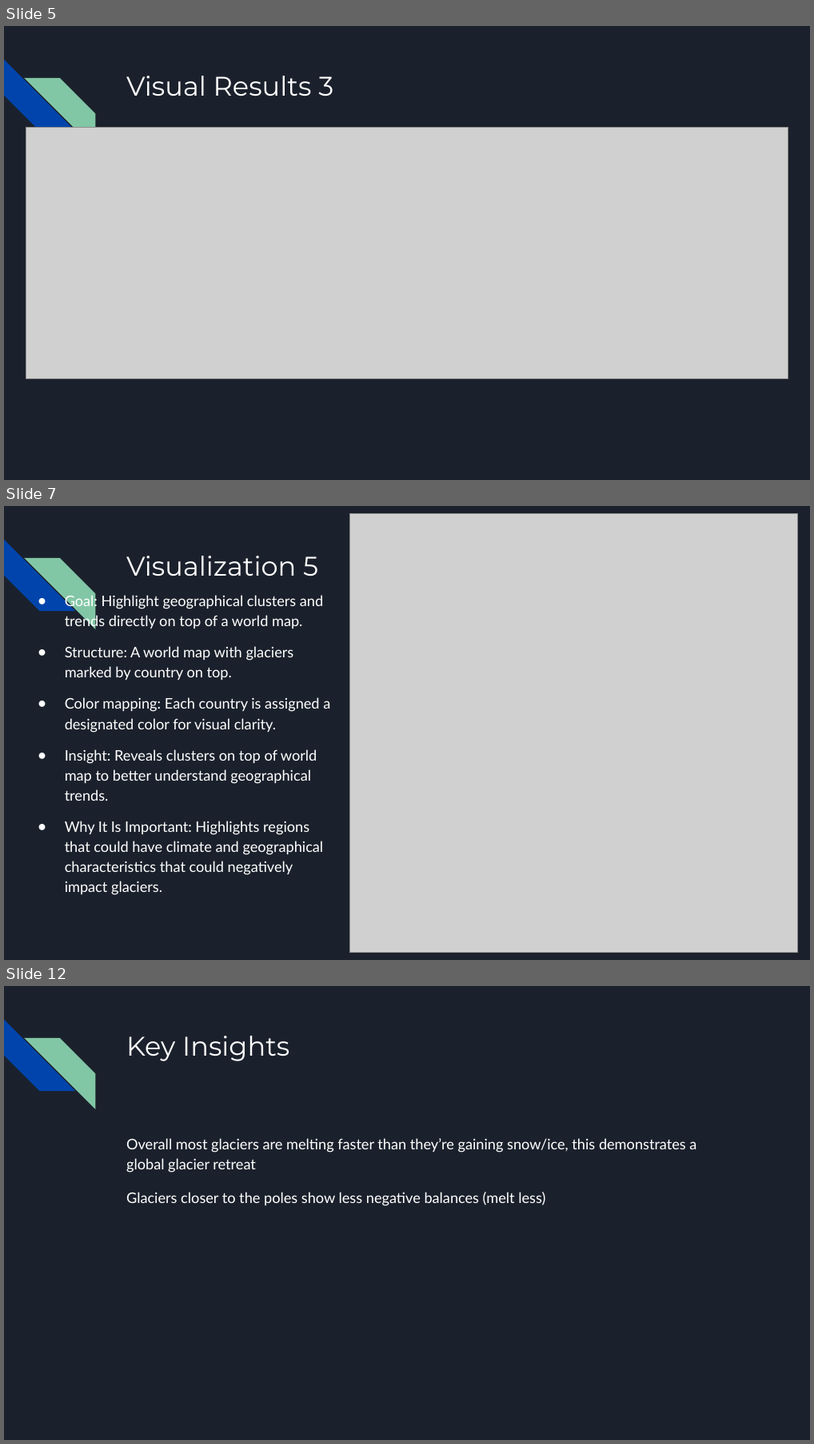
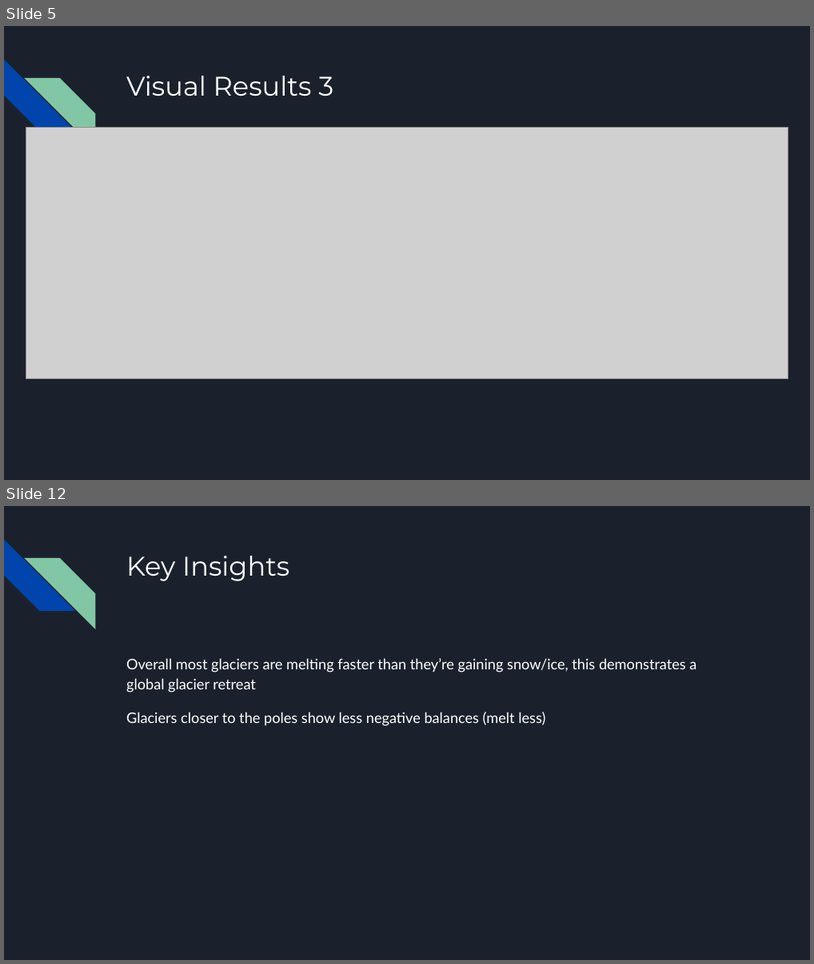
Before and after one commit to VodkaNoodles/CS445-GROUP8, a slide deck: CS445 SLIDES.pptx. Shown one above the other, each under a label of ours: slides 5, 7 and 12 before the commit, slides 5 and 12 after it; the slides between them are not shown. The pictures are 814x1444 and 814x964 pixels, drawn with LibreOffice and Linux fonts; fonts in the diff are those of the drawing; grey boxes stand for pictures. Boxes give left, top, right and bottom in pixels: in the first picture for what was removed or moved away, otherwise in the second. Text is boxed around its words. In the diff, an @@ line names an element or a change of style, - is before the commit and + after.

```diff
--- a/CS445 SLIDES.pptx
+++ b/CS445 SLIDES.pptx
@@ slide 7 removed at [4, 506, 810, 960], background #1B212C; not listed: 2 template elements that a slide beside it also shows @@
@@ picture removed at [350, 514, 798, 952] @@
@@ title removed at [126, 556, 318, 576] @@
-Visualization 5
@@ text removed at [65, 594, 330, 895] @@
-● Goal: Highlight geographical clusters and trends directly on top of a world map.
-● Structure: A world map with glaciers marked by country on top.
-● Color mapping: Each country is assigned a designated color for visual clarity.
-● Insight: Reveals clusters on top of world map to better understand geographical trends.
-● Why It Is Important: Highlights regions that could have climate and geographical characteristics that could negatively impact glaciers.
```
Also in this commit, not shown: 5 slides changed, 4 slides added, 3 other slides removed, 3 other files.
